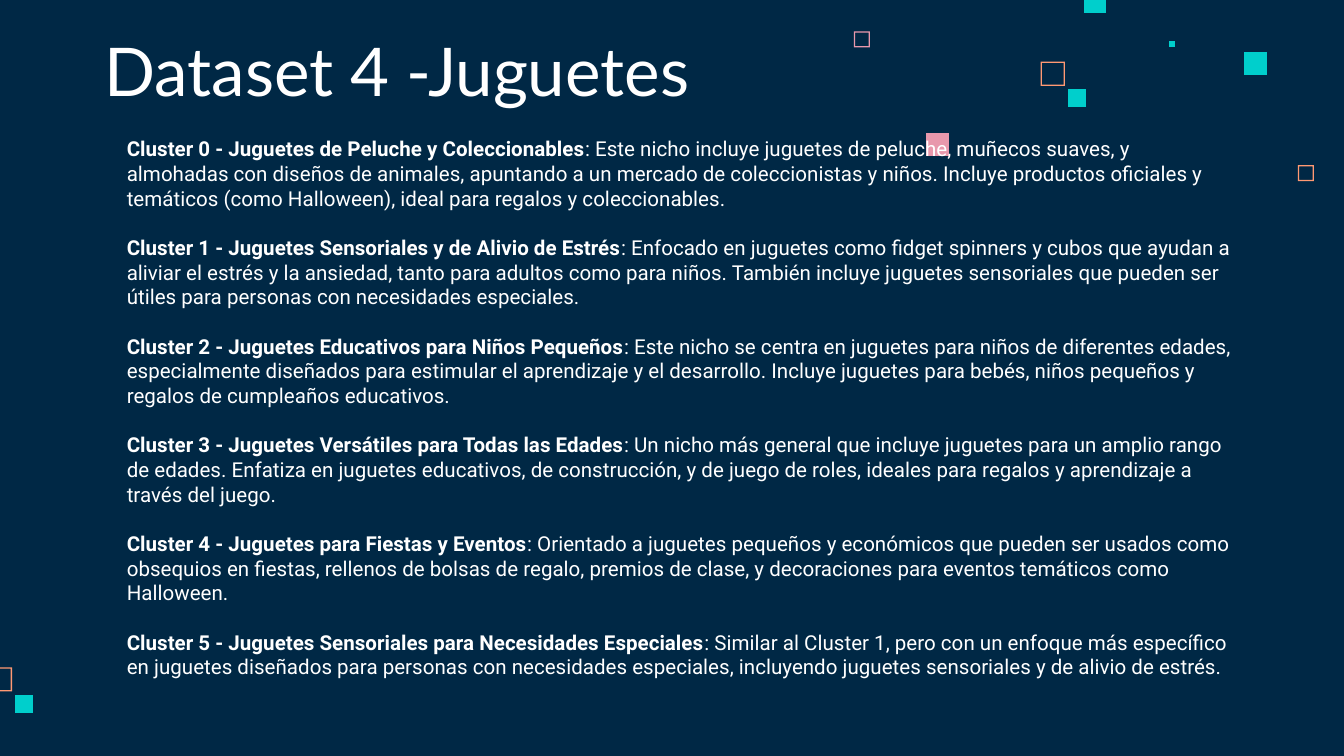
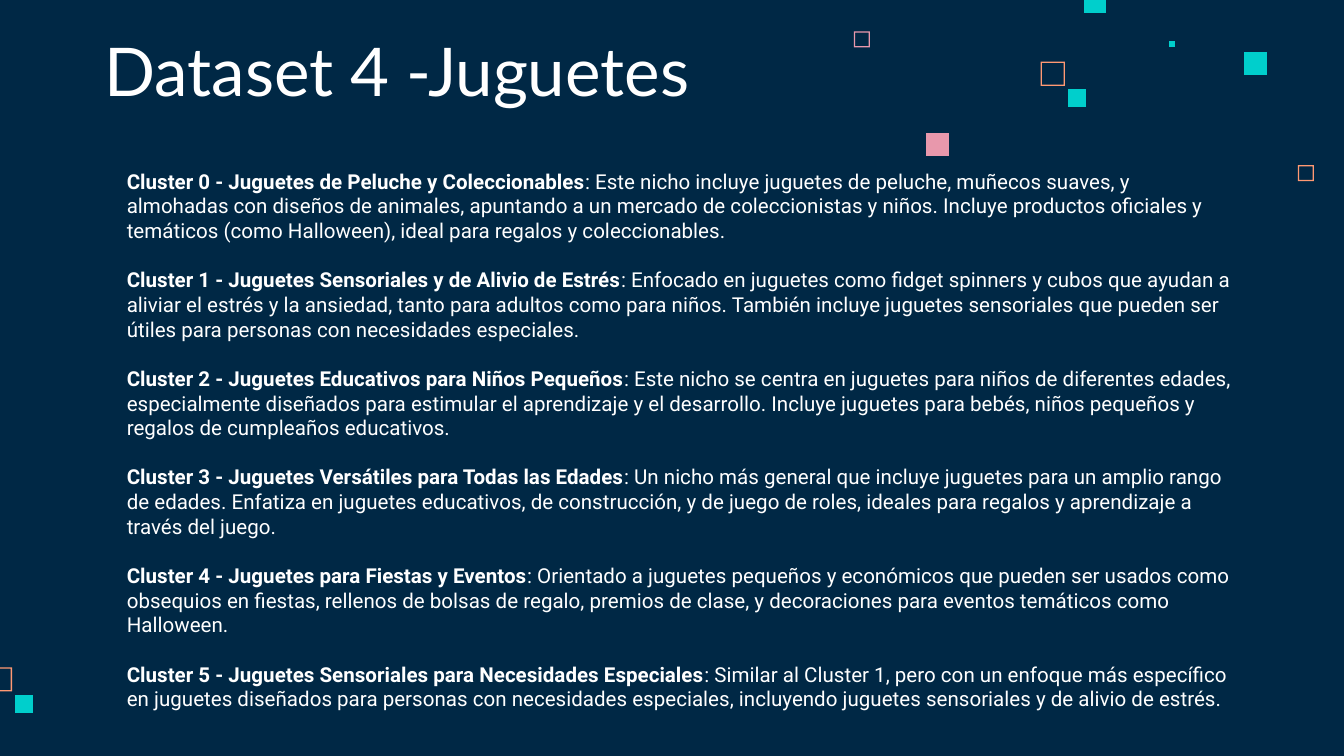
Before and after one commit to ChrissValdez/Proyecto_Integrador, a slide deck: slide 27 of Proyecto_integrador.pptx. Drawn at 1344x756 pixels with LibreOffice and Linux fonts; fonts in the diff are those of the drawing. Boxes give left, top, right and bottom in pixels: in the first picture for what was removed or moved away, otherwise in the second. Text is boxed around its words. In the diff, an @@ line names an element or a change of style, - is before the commit and + after.

```diff
--- a/Proyecto_integrador.pptx
+++ b/Proyecto_integrador.pptx
@@ text "Cluster 0 - Juguetes de ..." rewrapped from (127, 137, 1231, 679) to (127, 173, 1231, 711) @@
```
Also in this commit, not shown: 8 other slides changed.
